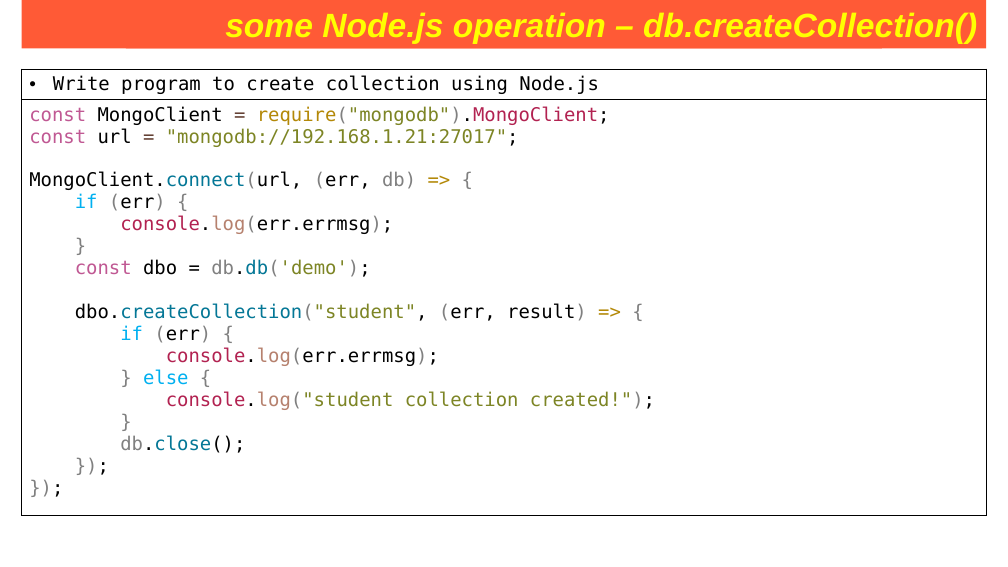
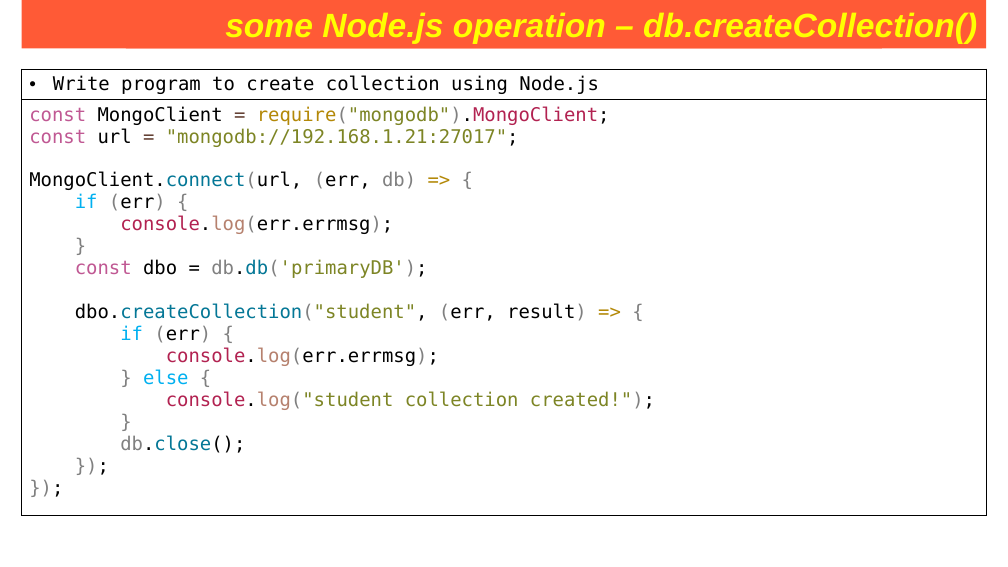
Before and after one commit to Saleel-Bagde/PPT-s, a slide deck: slide 249 of MongoDB PPT.pptx (slide 248 before the commit). Drawn at 1008x567 pixels with LibreOffice and Linux fonts; fonts in the diff are those of the drawing. Boxes give left, top, right and bottom in pixels: in the first picture for what was removed or moved away, otherwise in the second. Text is boxed around its words. In the diff, an @@ line names an element or a change of style, - is before the commit and + after.

```diff
--- a/MongoDB PPT.pptx
+++ b/MongoDB PPT.pptx
@@ table at (22, 70, 987, 516) @@
@@ row 2, column 1: "const MongoClient = require("mongodb").MongoClient; / const url = "mongodb://192.168.1.21:27017"; / MongoClient.connect(url, (err, db) => { / if (err) { / console.log(err.errmsg); / } / const dbo = db.db('demo'); / dbo.createCollection("student", (err, result) => { / if (err) { / console.log(err.errmsg); / } else { / console.log("student collection created!"); / } / db.close(); / }); / });" to "const MongoClient = require("mongodb").MongoClient; / const url = "mongodb://192.168.1.21:27017"; / MongoClient.connect(url, (err, db) => { / if (err) { / console.log(err.errmsg); / } / const dbo = db.db('primaryDB'); / dbo.createCollection("student", (err, result) => { / if (err) { / console.log(err.errmsg); / } else { / console.log("student collection created!"); / } / db.close(); / }); / });" @@
```
Also in this commit, not shown: 5 other slides changed, 1 slide added.
